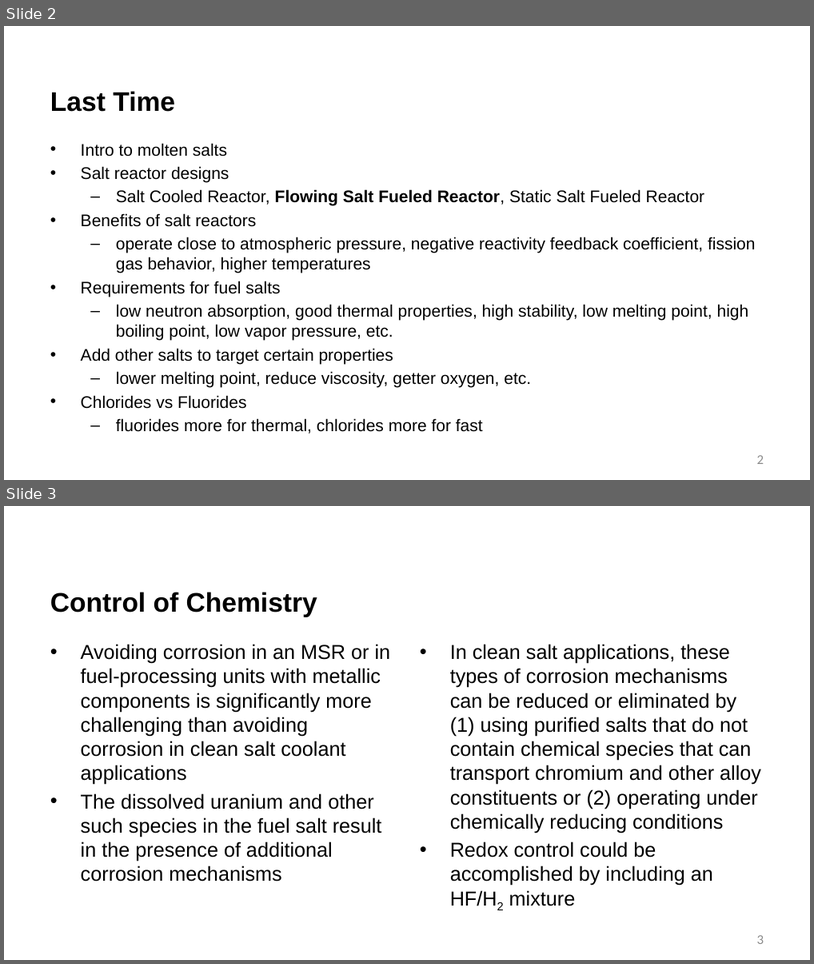
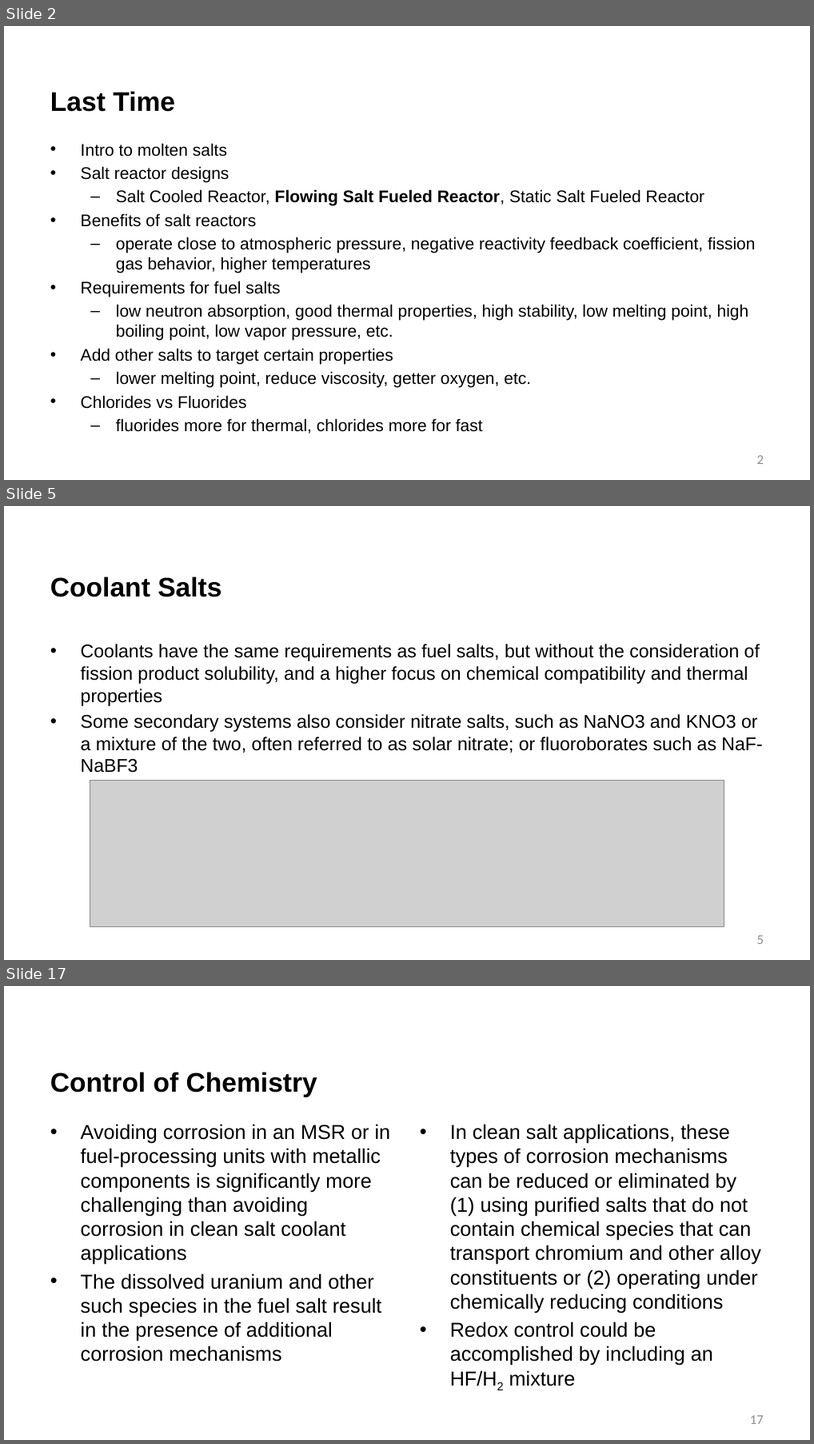
Before and after one commit to benbeeler/TEACHING, a slide deck: Advanced Reactor Materials/Fall2026/Lec14_MoltenSalts.pptx. Shown one above the other, each under a label of ours: slides 2 and 3 before the commit, slides 2, 5 and 17 after it; the slides between them are not shown. The pictures are 814x964 and 814x1444 pixels, drawn with LibreOffice and Linux fonts; fonts in the diff are those of the drawing; grey boxes stand for pictures; background and template pictures are left out. Boxes give left, top, right and bottom in pixels: in the first picture for what was removed or moved away, otherwise in the second. Text is boxed around its words. In the diff, an @@ line names an element or a change of style, - is before the commit and + after.

```diff
--- a/Advanced Reactor Materials/Fall2026/Lec14_MoltenSalts.pptx
+++ b/Advanced Reactor Materials/Fall2026/Lec14_MoltenSalts.pptx
@@ slide 5 added at (x1=4, y1=506, x2=810, y2=960), background #FFFFFF @@
@@ title added at (x1=50, y1=576, x2=222, y2=597), 32 pt, text #000000, bold @@
+Coolant Salts
@@ text added at (x1=81, y1=644, x2=762, y2=772), 22 pt, text #000000 @@
+• Coolants have the same requirements as fuel salts, but without the consideration of fission product solubility, and a higher focus on chemical compatibility and thermal properties
+• Some secondary systems also consider nitrate salts, such as NaNO3 and KNO3 or a mixture of the two, often referred to as solar nitrate; or fluoroborates such as NaF-NaBF3
@@ picture added at (x1=90, y1=780, x2=725, y2=927) @@
@@ page number added at (x1=758, y1=935, x2=764, y2=944), 16 pt, text #8C8C8C @@
+5
@@ what was slide 3 is now slide 17 @@
@@ page number at (x1=750, y1=1415, x2=764, y2=1424): text changed @@
-3
+17
```
Also in this commit, not shown: 13 other slides added, 13 other files.
